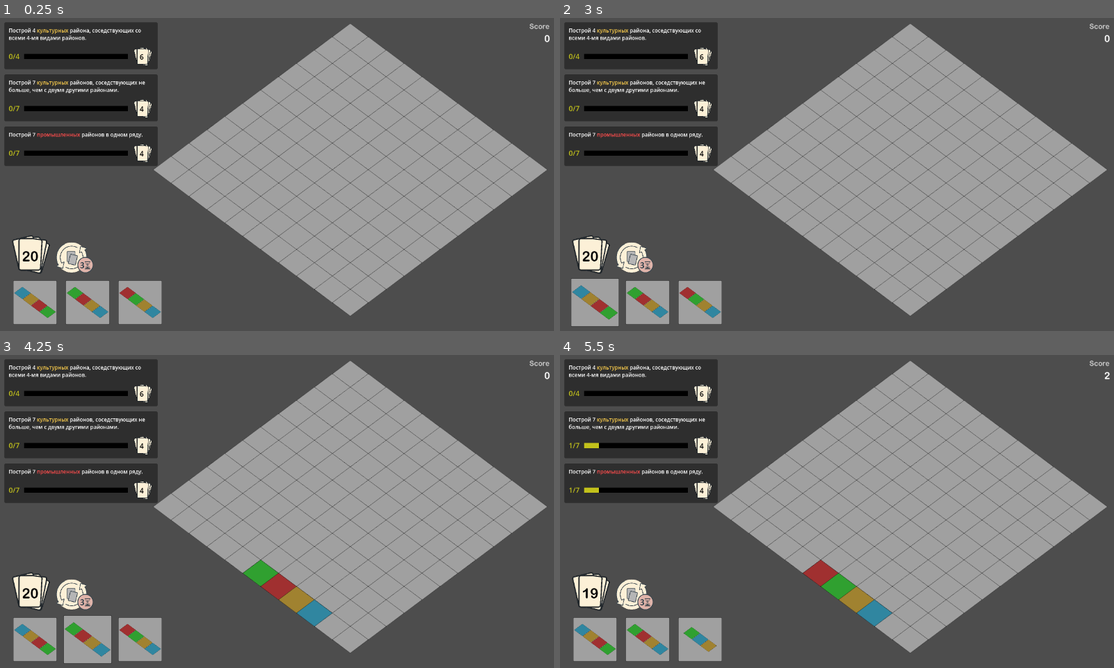
Above: before the commit, frames 1-4 (two rows, left to right).
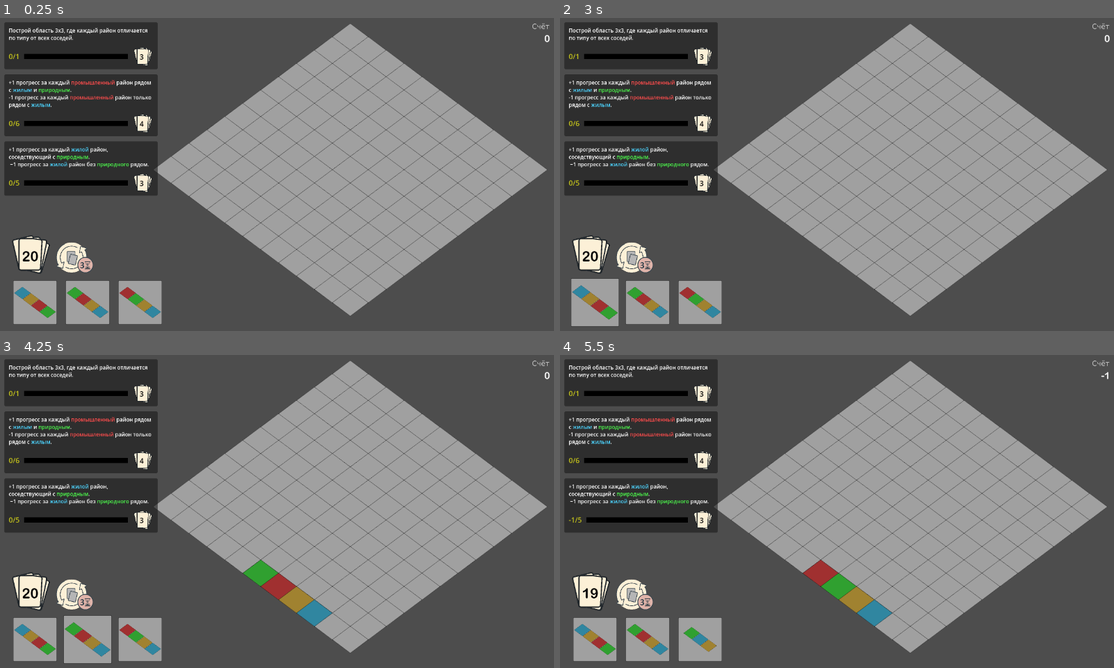
Above: after the commit, the same moments.

Repository: Suruks/Deck-and-Districts-Godot
Game: Godot game, scene res://main.tscn
Two runs of this game, one before a commit and one after it. Both use one fixed random seed, a clock stepped at 60 frames per second and the inputs below.
Inputs (mouse positions are in pixels of both pictures, inside the frame that each line leads up to):
- Up to frame 1 (0.25 s): no input
- Up to frame 2 (3 s): click (632, 259) at 0.52 s; click (632, 259) at 1.27 s; click (632, 259) at 2.02 s; tap Enter at 2.75 s; drag from (593, 302) to (892, 105) at 2.77 s
- Up to frame 3 (4.25 s): tap Space at 3.5 s; drag from (88, 639) to (249, 574) at 3.52 s
- Up to frame 4 (5.5 s): tap Enter at 4.25 s; move the mouse to (698, 639) at 4.27 s; click (698, 639) at 4.42 s; tap Space at 5 s; drag from (809, 574) to (648, 639) at 5.02 s

The runs differ from the first frame. In frame 1, 6.0% of the frame differs, in the area x 0-100%, y 1-57%; in frame 2, 6.0%; in frame 3, 6.0%; in frame 4, 6.0%.

Commit message:
small quest changes

Diff:
--- a/QuestDeck.gd
+++ b/QuestDeck.gd
@@ -54,9 +54,9 @@
 	# 3 — Комфортные окраины
 	var q3 = Quest.new()
 	q3.quest_type = "cozy_suburbs"
-	q3.description = colorize_text("Построй 6 жилых района на краю поля, которые не касаются промышленных.")
+	q3.description = colorize_text("Построй 7 жилых района на краю поля, которые не касаются промышленных.")
 	q3.reward_cards = 4
-	q3.target_progress = 6
+	q3.target_progress = 7
 	quests.append(q3)
 
 	# 4 — Сердце культуры
@@ -126,9 +126,9 @@
 	# 12 — Соседство искусства
 	var q13 = Quest.new()
 	q13.quest_type = "art_neighborhood"
-	q13.description = colorize_text("Построй квадрат 2x2 из жилых районов и квадрат 2x2 из культурных.")
+	q13.description = colorize_text("Построй 3 квадрата 2х2 из одного вида районов (виды районов между квадратами могут отличаться)")
 	q13.reward_cards = 5
-	q13.target_progress = 2
+	q13.target_progress = 3
 	quests.append(q13)
 
 	# 13 — Природное равновесие
@@ -142,7 +142,7 @@
 	# 14 — Культурная уединённость
 	var q15 = Quest.new()
 	q15.quest_type = "culture_isolation"
-	q15.description = colorize_text("Построй 7 культурных районов, соседствующих не больше, чем с двумя другими районами.")
+	q15.description = colorize_text("Построй 7 промышленных районов, соседствующих не больше, чем с двумя другими районами.")
 	q15.reward_cards = 4
 	q15.target_progress = 7
 	quests.append(q15)
@@ -187,6 +187,19 @@
 	q20.target_progress = 1
 	quests.append(q20)
 
+	var q21 = Quest.new()
+	q21.quest_type = "diverse_neighbors"
+	q21.description = colorize_text("Построй 7 районов, у которых 4 соседа разных типов.")
+	q21.reward_cards = 3
+	q21.target_progress = 7
+	quests.append(q21)
+
+	var q22 = Quest.new()
+	q22.quest_type = "monoculture"
+	q22.description = colorize_text("На карте должно быть 4 ряда, состоящих только из районов одного типа (минимум 3 района)")
+	q22.reward_cards = 5
+	q22.target_progress = 4
+
 	quests.shuffle()
 
 func draw_quest() -> Quest:
--- a/main.tscn
+++ b/main.tscn
@@ -42,7 +42,7 @@
 grow_horizontal = 0
 size_flags_horizontal = 8
 size_flags_vertical = 0
-text = "Score"
+text = "Счёт"
 label_settings = SubResource("LabelSettings_h2yge")
 horizontal_alignment = 2
 
--- a/quest.gd
+++ b/quest.gd
@@ -51,6 +51,10 @@
 			score = _calc_industrial_control(grid, grid_size)
 		"diverse_block":
 			score = _calc_diverse_block(grid, grid_size)
+		"diverse_neighbors":
+			score = _calc_diverse_neighbors(grid, grid_size)
+		"monoculture":
+			score = _calc_uniform_rows(grid, grid_size)
 		_:
 			score = 0
 
@@ -364,19 +368,26 @@
 # --- 12. Соседство искусства ---
 func _calc_art_neighborhood(grid, grid_size):
 	var progress := 0
+
 	for y in range(grid_size - 1):
 		for x in range(grid_size - 1):
-			var all_residential := true
-			var all_culture := true
+			var first_type = grid[y][x]
+			var is_square := true
+
+			# Проверяем, что все 4 клетки 2x2 совпадают по типу
 			for dy in range(2):
 				for dx in range(2):
-					if not _is_type(grid[y+dy][x+dx], "residential"):
-						all_residential = false
-					if not _is_type(grid[y+dy][x+dx], "culture"):
-						all_culture = false
-			if all_residential or all_culture:
+					if grid[y + dy][x + dx] != first_type:
+						is_square = false
+						break
+				if not is_square:
+					break
+
+			if is_square:
 				progress += 1
+
 	return progress
+
 
 
 # --- 13. Природное равновесие ---
@@ -396,7 +407,7 @@
 	var bonus := 0
 	for y in range(grid_size):
 		for x in range(grid_size):
-			if _is_type(grid[y][x], "culture"):
+			if _is_type(grid[y][x], "industrial"):
 				var neighbors := 0
 				for dir in [[-1,0],[1,0],[0,-1],[0,1]]:
 					var nx = x + dir[0]
@@ -498,6 +509,38 @@
 	return score
 
 
+# --- 19. Город-хамелеон ---
+func _calc_diverse_neighbors(grid, grid_size):
+	var progress := 0
+
+	for y in range(grid_size):
+		for x in range(grid_size):
+			var neighbors := []
+
+			# Проверяем 4 направления, если в пределах поля
+			if y > 0:
+				neighbors.append(grid[y - 1][x])
+			if y < grid_size - 1:
+				neighbors.append(grid[y + 1][x])
+			if x > 0:
+				neighbors.append(grid[y][x - 1])
+			if x < grid_size - 1:
+				neighbors.append(grid[y][x + 1])
+
+			# Убираем совпадения с типом самой клетки
+			neighbors = neighbors.filter(func(t): return t != grid[y][x])
+
+			# Получаем уникальные типы соседей вручную
+			var unique_types: Array = []
+			for t in neighbors:
+				if not unique_types.has(t):
+					unique_types.append(t)
+
+			if unique_types.size() == 4:
+				progress += 1
+
+	return progress
+
 
 func _calc_diverse_block(grid, grid_size):
 	var max_diversity := 0
@@ -523,3 +566,37 @@
 					max_diversity = diversity
 
 	return max_diversity
+
+
+# --- Единый стиль ---
+func _calc_uniform_rows(grid, grid_size):
+	var progress := 0
+
+	# Проверяем горизонтальные ряды
+	for y in range(grid_size):
+		var first_type = grid[y][0]
+		var uniform := true
+
+		for x in range(1, grid_size):
+			if grid[y][x] != first_type:
+				uniform = false
+				break
+
+		# Засчитываем, если ряд полностью однородный и длина не меньше 3
+		if uniform and grid_size >= 3:
+			progress += 1
+
+	# Проверяем вертикальные ряды
+	for x in range(grid_size):
+		var first_type = grid[0][x]
+		var uniform := true
+
+		for y in range(1, grid_size):
+			if grid[y][x] != first_type:
+				uniform = false
+				break
+
+		if uniform and grid_size >= 3:
+			progress += 1
+
+	return progress
